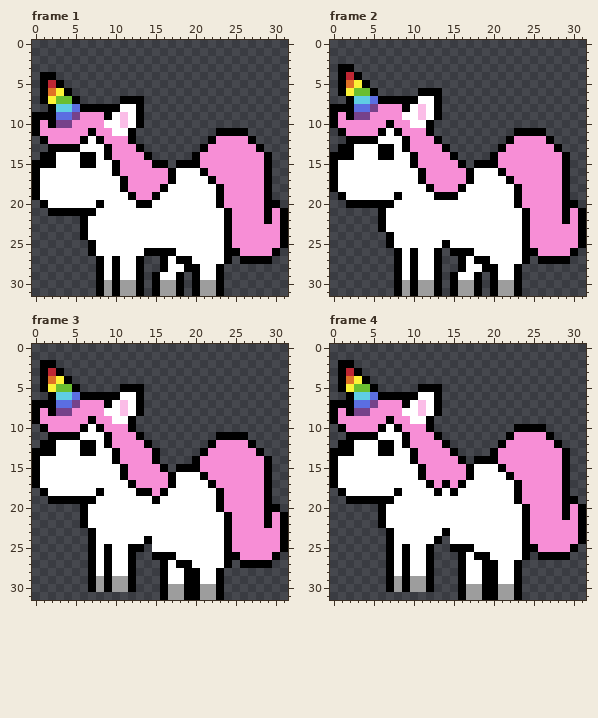
Pixel-art file -- Assets/Sprites/Aseprite/Player Run.aseprite. Above, as it was before the edit.
32x32 pixels, 7 frames. Shown: frame 1, frame 2, frame 3, frame 4. The commit also changed other frames, which this record leaves out.
Once edited:
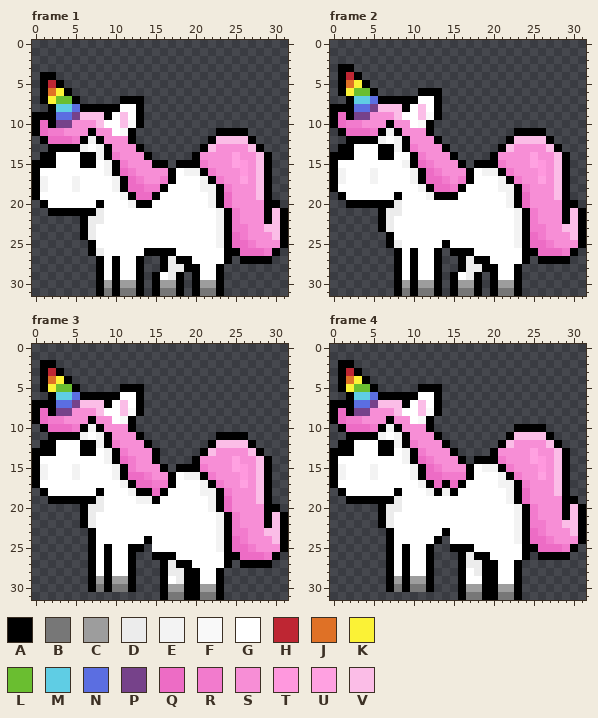
Palette (. is transparent): A #000000  B #777777  C #9d9d9d  D #ececec  E #f3f3f3  F #f9f9f9  G #ffffff  H #be2633  J #df7126  K #fbf236  L #6abe30  M #5fcde4  N #5b6ee1  P #76428a  Q #ed6cc5  R #f27bcd  S #f78ed6  T #ff98de  U #ffa1e1  V #fbbde7
The edit:
Changed rows in their new state; - is an unchanged pixel.
Frame 1:
first column x 1:
 9 -----VVV----------------------
10 Q------V---F------------------
11 QRR-------F-------------------
12 -QQQR-E---------------VVVV----
13 -----E-E-------------V----V---
14 -------E-R--------------U--V--
15 --------E-R---------R---UT-V--
16 --------E-QR------EE-R---T-V--
17 E---E----E-QR--R----E-R--U-V--
18 E---E----E-QQRR-----EE-R---V--
19 ----------E-QQ-------E-Q---V--
20 -----------E---------E-Q------
21 -------D--------------E-R----V
22 ------DD--------------E-R----V
23 ------D---------------E-RR--VV
24 ------D---------------E-QR---V
25 ----------------------E-QQR---
26 -------D-----------------QQQR-
27 ----------------D-------------
28 ----------------DD------------
29 ----------------D-------------
31 --------B-BB---BB---BB--------
Frame 2:
first column x 1:
 8 -----VVV----------------------
 9 Q------V---F------------------
10 QRR-------F-------------------
11 -QQQR-E-----------------------
12 -----E-E--------------VVVV----
13 -------E-R-----------V----V---
14 ----------R-------------U--V--
15 --------E-QR--------R---UT-V--
16 E---E----E-QR-----EE-R---T-V--
17 E---E----E-QQR-R----E-R--U-V--
18 ----------E-QQR-----EE-R---V--
19 -----------E---------E-Q---V--
20 -------D-------------E-Q------
21 ------DD--------------E-R----V
22 ------D---------------E-R----V
23 ------D---------------E-RR--VV
24 ----------------------E-QR---V
25 -------D--------------E-QQR---
26 -------------------------QQQR-
27 ----------------D-------------
28 ----------------DD------------
29 ----------------D-------------
31 --------B-BB---BB---BB--------
Frame 3:
first column x 1:
 7 -----VVV----------------------
 8 Q------V---F------------------
 9 QRR-------F-------------------
10 -QQQR-E-----------------------
11 -----E-E----------------------
12 -------E-R------------VVVV----
13 --------E-R----------V----V---
14 --------E-QR------------U--V--
15 E---E----E-R--------R---UT-V--
16 E---E----E-QQR----EE-R---T-V--
17 ----------E-QQRR----E-R--U-V--
18 -----------E--Q-----EE-R---V--
19 -------D----EE-------E-Q---V--
20 ------DD-------------E-Q------
21 ------D---------------E-R----V
22 ------D---------------E-R----V
23 ----------------------E-RR--VV
24 ----------------------E-QR---V
25 ----------------------E-QQR---
26 -------------------------QQQR-
27 ----------------D-------------
28 ----------------DD------------
29 -----------------D------------
30 -------B-BB-------------------
31 ----------------BB--BB--------
Frame 4:
first column x 1:
 7 -----VVV----------------------
 8 Q------V---F------------------
 9 QRR-------F-------------------
10 -QQQR-E-----------------------
11 -----E-E--------------VVVV----
12 -------E-R-----------V----V---
13 --------E-R-------------U--V--
14 --------E-QR--------R---UT-V--
15 E---E----E-QR-----EE-R---T-V--
16 E---E----E-QQRRR----E-R--U-V--
17 ----------E-Q-Q-----EE-R---V--
18 -----------E-E-------E-Q---V--
19 -------D-------------E-Q------
20 ------DD--------------E-R----V
21 ------D---------------E-R----V
22 ------D---------------E-RR--VV
23 ----------------------E-QR---V
24 ----------------------E-QQR---
25 -------------------------QQQR-
26 ----------------D-------------
27 ----------------DD------------
28 -----------------D------------
30 -------B-BB-------------------
31 ----------------BB--BB--------
